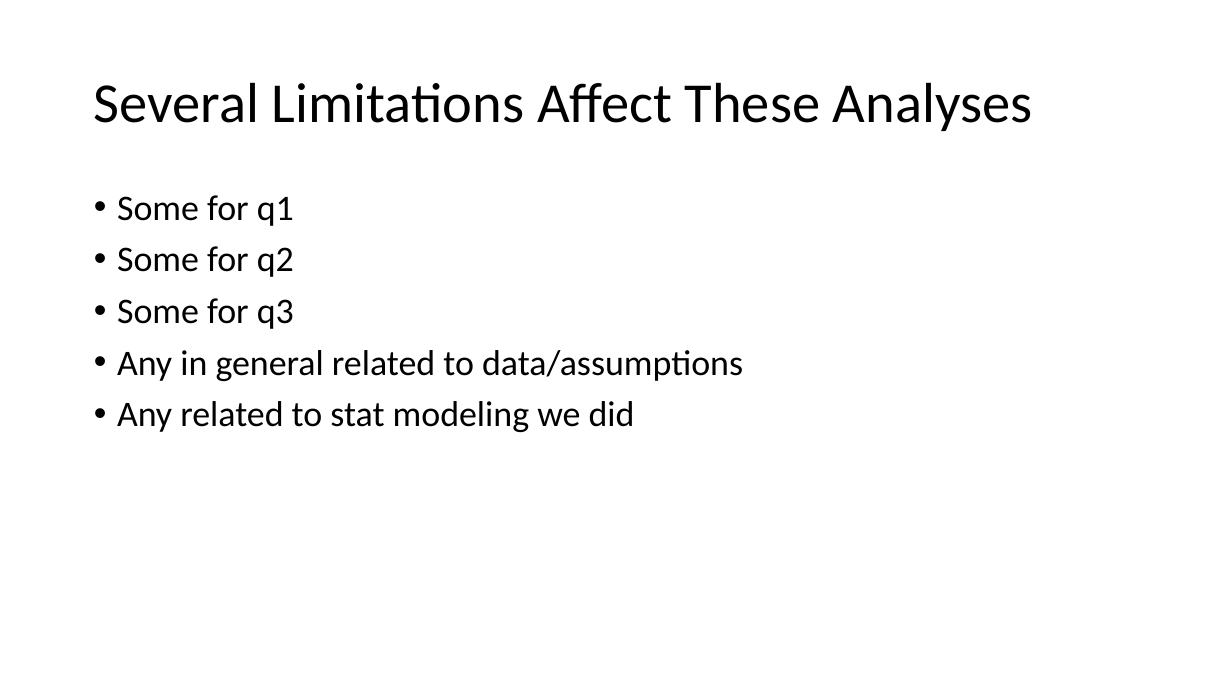
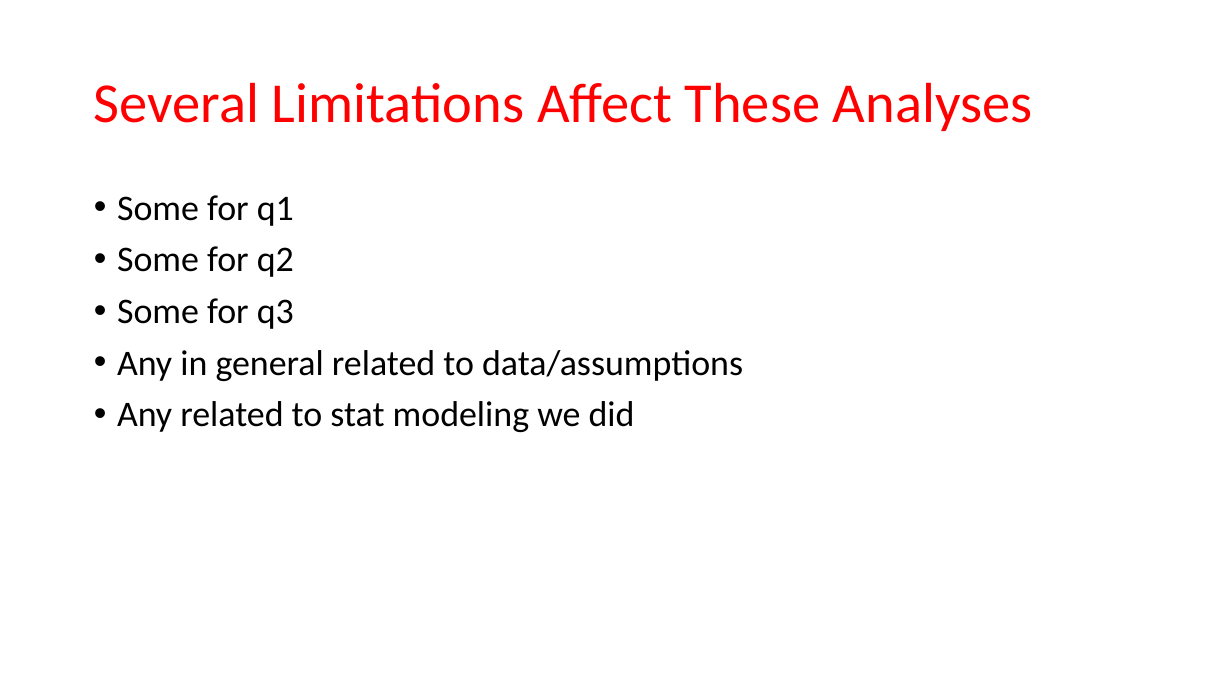
Before and after one commit to MatthewCodes/557_Final_Project, a slide deck: slide 13 of Presentation/Final Presentation.pptx (slide 11 before the commit). Drawn at 1232x693 pixels with LibreOffice and Linux fonts; fonts in the diff are those of the drawing. Boxes give left, top, right and bottom in pixels: in the first picture for what was removed or moved away, otherwise in the second. Text is boxed around its words. In the diff, an @@ line names an element or a change of style, - is before the commit and + after.

```diff
--- a/Presentation/Final Presentation.pptx
+++ b/Presentation/Final Presentation.pptx
@@ title "Several Limitations Affect These Analyses" at [94, 82, 1033, 131]: text colour #000000 to #FF0000 @@
```
Also in this commit, not shown: 11 other slides changed, 2 slides added.
